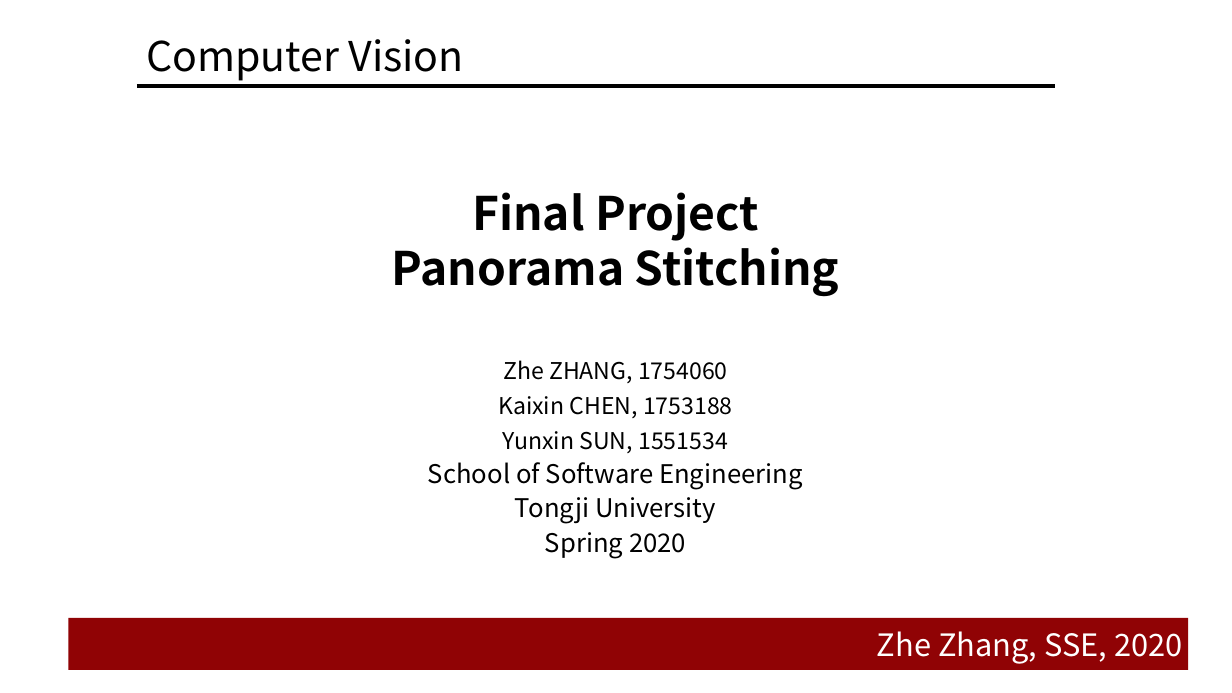
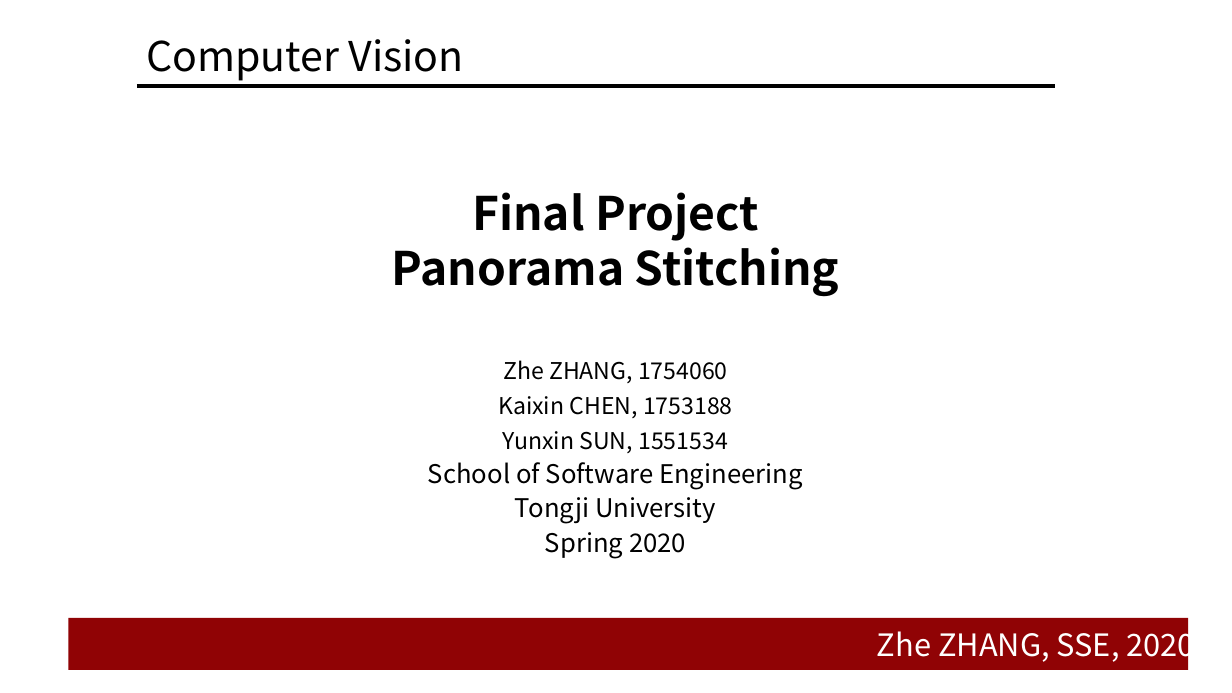
Before and after one commit to doubleZ0108/Panorama-Stitching, a slide deck: slide 1 of Sample/pre/template.pptx. Drawn at 1232x693 pixels with LibreOffice and Linux fonts; fonts in the diff are those of the drawing; background and template pictures are left out. Boxes give left, top, right and bottom in pixels: in the first picture for what was removed or moved away, otherwise in the second. Text is boxed around its words. In the diff, an @@ line names an element or a change of style, - is before the commit and + after.

```diff
--- a/Sample/pre/template.pptx
+++ b/Sample/pre/template.pptx
@@ text at box(877, 624, 1195, 664): text changed @@
-Zhe Zhang, SSE, 2020
+Zhe ZHANG, SSE, 2020
```
Also in this commit, not shown: 1 other slide changed, 1 slide removed.
